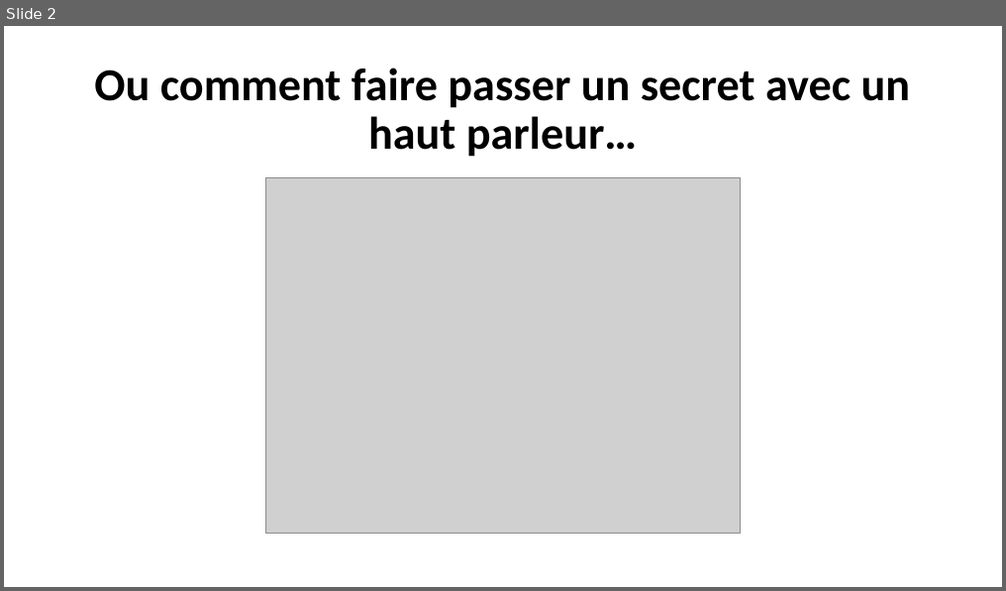
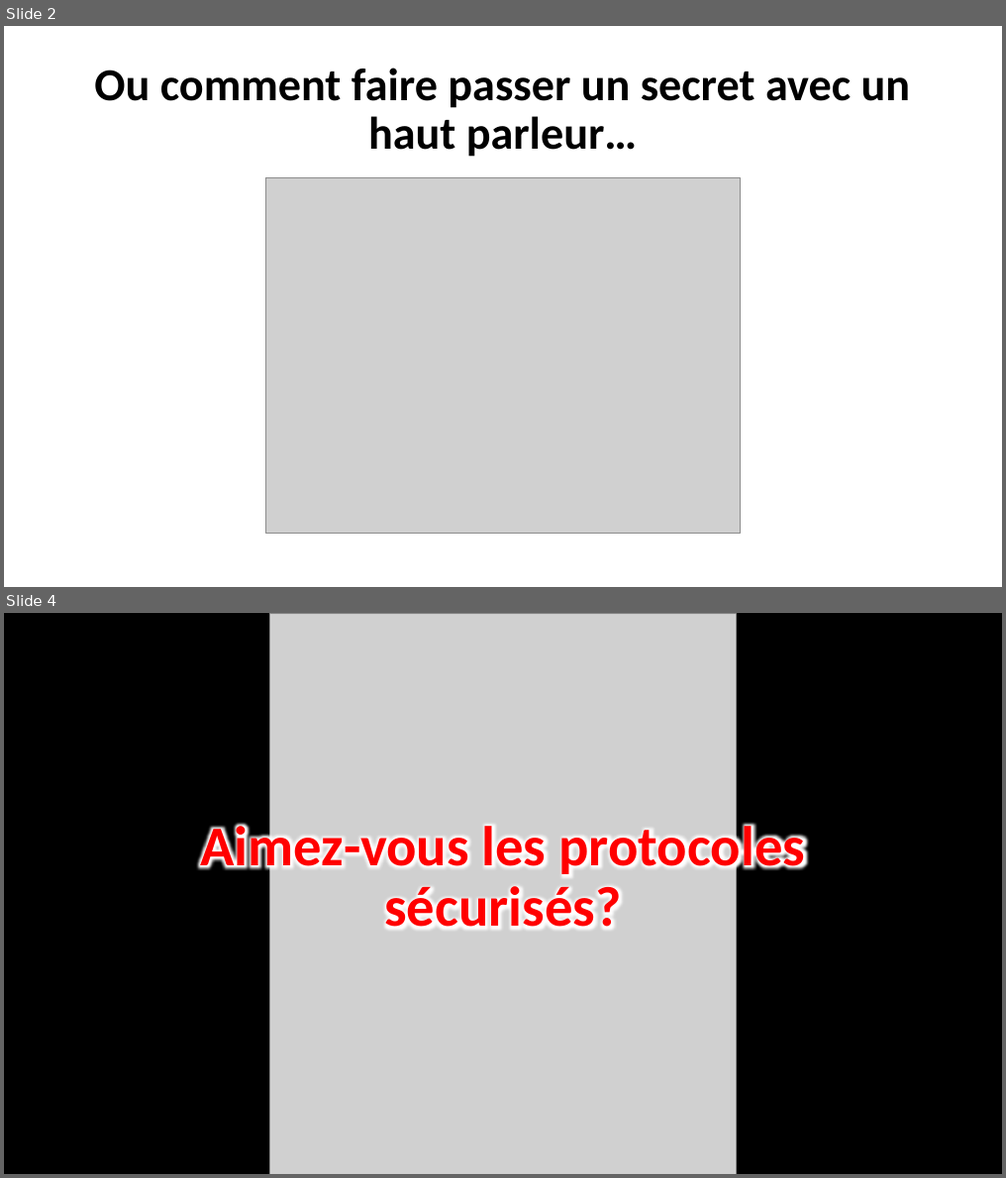
Before and after one commit to pauldubois98/AsymmetricCryptographyTalk, a slide deck: slides.pptx. Shown one above the other, each under a label of ours: slide 2 before the commit, slides 2 and 4 after it; the slides between them are not shown. The pictures are 1006x591 and 1006x1178 pixels, drawn with LibreOffice and Linux fonts; fonts in the diff are those of the drawing; grey boxes stand for pictures. Boxes give left, top, right and bottom in pixels: in the first picture for what was removed or moved away, otherwise in the second. Text is boxed around its words. In the diff, an @@ line names an element or a change of style, - is before the commit and + after.

Commit message:
added intro questions (with images from web)

```diff
--- a/slides.pptx
+++ b/slides.pptx
@@ slide 4 added at (4,613,1002,1174), background #FFFFFF @@
@@ rectangle added at (4,613,1002,1174), fill #000000 @@
@@ picture added at (269,613,737,1174) @@
@@ title added at (200,819,805,929), 54 pt, text #FF0000, bold @@
+Aimez-vous les protocoles sécurisés?
```
Also in this commit, not shown: 3 other slides added.
